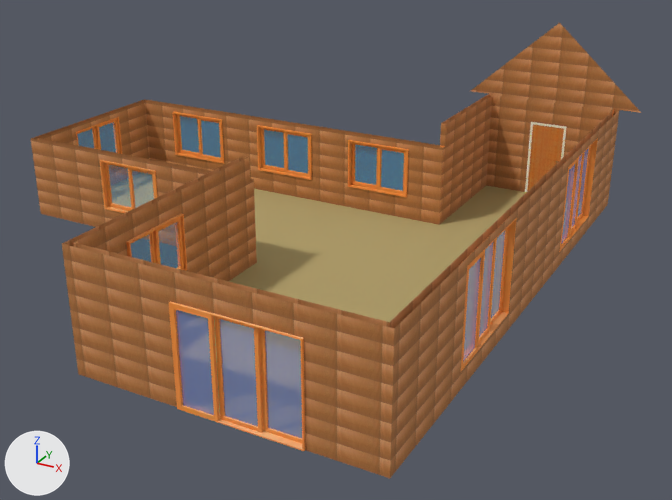
An edit to the glTF model telhados/telhado46a.gltf, drawn before and after from the same camera.
Rendered twice from a 50 mm camera at (12.5, -18.61, 9.78) aimed at (2.31, -0.1, 0.52). The lights are fixed; the arrows at lower left show +X, +Y and +Z.

In view in the first picture: 'root'.
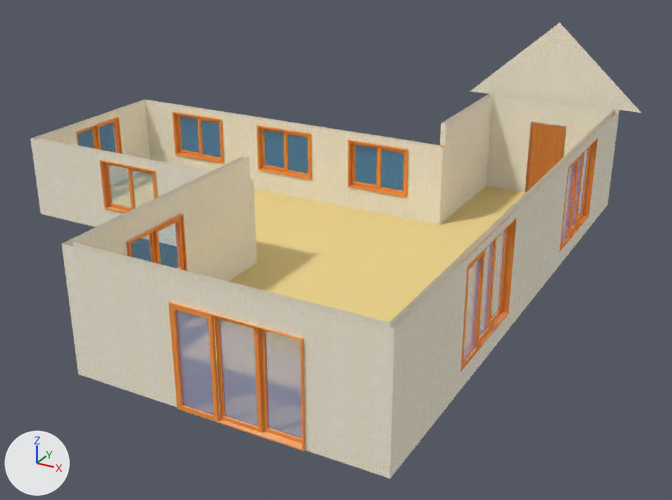
Patch to the scene script:
```diff
--- a/telhados/telhado46a.gltf.py
+++ b/telhados/telhado46a.gltf.py
@@ mat_material18 @@
 mat_material18 = principled_material('Material18')
-mat_material18.texture = img_image_1
+mat_material18.texture = img_image_2
 mat_material18.metallic = 0.1
@@ mat_bloco_de_concreto @@
 mat_bloco_de_concreto = principled_material('Bloco de concreto')
-mat_bloco_de_concreto.texture = img_image_2
+mat_bloco_de_concreto.texture = img_image_1
 mat_bloco_de_concreto.metallic = 0.1
@@ mat_douglas_fir_clear @@
 mat_douglas_fir_clear = principled_material('Douglas_Fir_Clear')
-mat_douglas_fir_clear.base_color = (0.465, 0.369, 0.151)  # yellow #b6a46c
+mat_douglas_fir_clear.base_color = (0.891, 0.701, 0.284)  # yellow #f2da91
 mat_douglas_fir_clear.metallic = 0.1
```

Changed parts and their boxes (x1, y1, x2, y2) in the pictures (672 x 500 px):
'root', surface changed, recoloured
    both: (31, 23, 641, 478)
